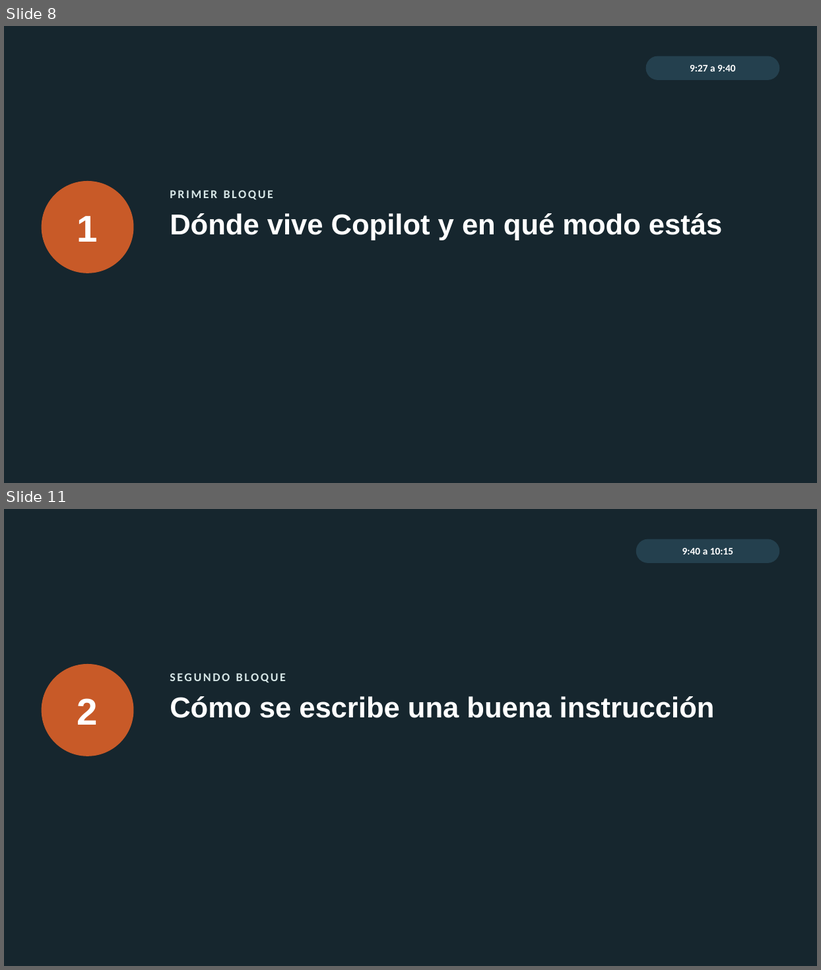
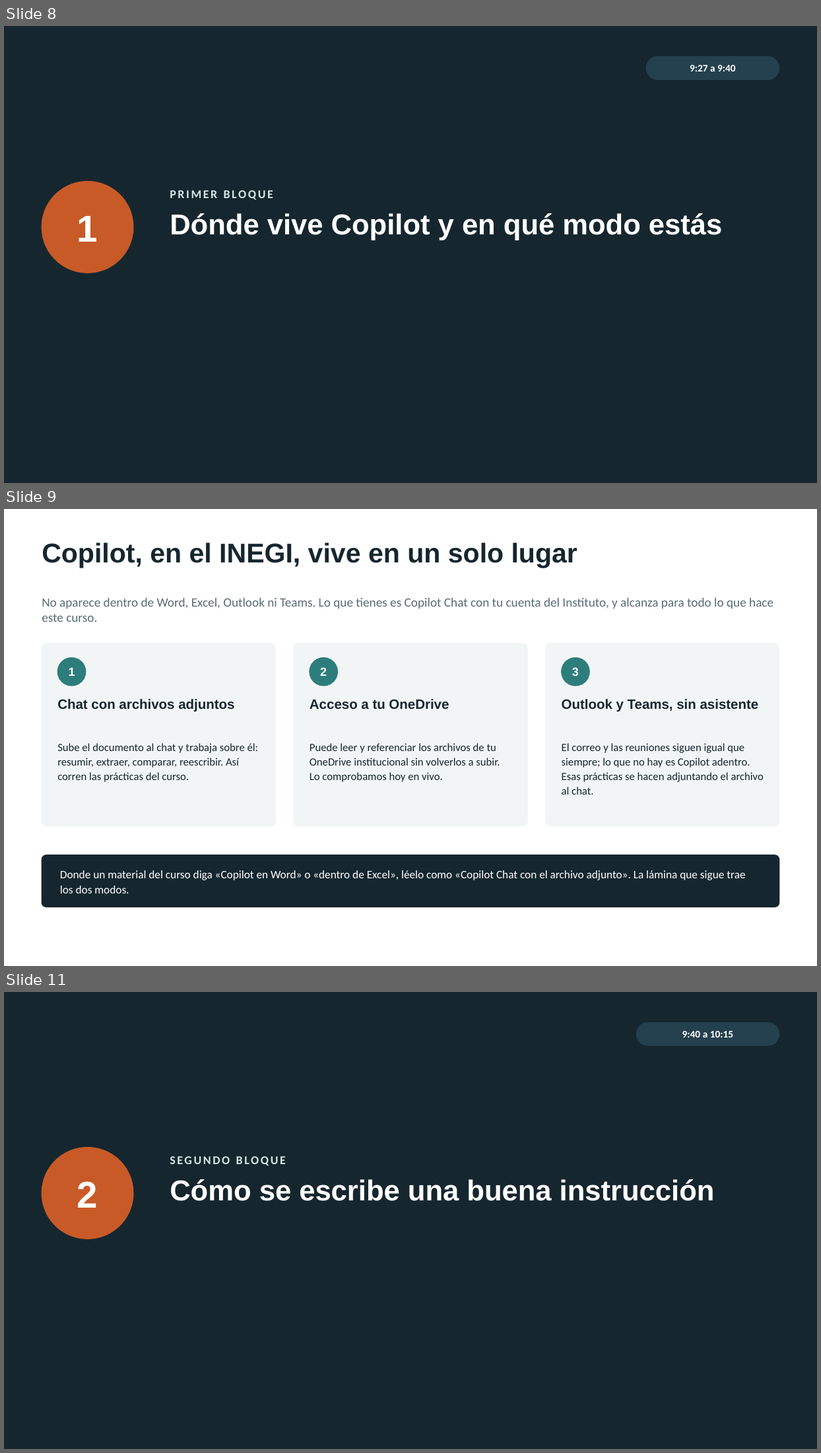
Before and after one commit to marvtrejo/curso-inegi-gen-ai, a slide deck: sesion-02/Sesion_02_Copilot_y_Prompting.pptx. Shown one above the other, each under a label of ours: slides 8 and 11 before the commit, slides 8, 9 and 11 after it; the slides between them are not shown. The pictures are 821x970 and 821x1453 pixels, drawn with LibreOffice and Linux fonts; fonts in the diff are those of the drawing. Boxes give left, top, right and bottom in pixels: in the first picture for what was removed or moved away, otherwise in the second. Text is boxed around its words. In the diff, an @@ line names an element or a change of style, - is before the commit and + after.

```diff
--- a/sesion-02/Sesion_02_Copilot_y_Prompting.pptx
+++ b/sesion-02/Sesion_02_Copilot_y_Prompting.pptx
@@ slide 9 added at (x1=4, y1=509, x2=817, y2=966), background #FFFFFF @@
@@ text added at (x1=42, y1=543, x2=578, y2=568), 32 pt, text #16262E, bold @@
+Copilot, en el INEGI, vive en un solo lugar
@@ text added at (x1=42, y1=597, x2=774, y2=622), 15 pt, text #5A6B73 @@
+No aparece dentro de Word, Excel, Outlook ni Teams. Lo que tienes es Copilot Chat con tu cuenta del Instituto, y alcanza para todo lo que hace este curso.
@@ rounded rectangle added at (x1=42, y1=643, x2=275, y2=827), fill #F2F5F6, outline #F2F5F6 1 pt @@
@@ rounded rectangle added at (x1=294, y1=643, x2=527, y2=827), fill #F2F5F6, outline #F2F5F6 1 pt @@
@@ rounded rectangle added at (x1=546, y1=643, x2=780, y2=827), fill #F2F5F6, outline #F2F5F6 1 pt @@
@@ ellipse added at (x1=57, y1=658, x2=86, y2=686), fill #2E7D7D, outline #2E7D7D 1 pt @@
@@ ellipse added at (x1=310, y1=658, x2=338, y2=686), fill #2E7D7D, outline #2E7D7D 1 pt @@
@@ ellipse added at (x1=562, y1=658, x2=589, y2=686), fill #2E7D7D, outline #2E7D7D 1 pt @@
@@ text added at (x1=69, y1=667, x2=75, y2=676), 14 pt, text #FFFFFF, bold @@
+1
@@ text added at (x1=320, y1=667, x2=327, y2=676), 14 pt, text #FFFFFF, bold @@
+2
@@ text added at (x1=572, y1=667, x2=579, y2=676), 14 pt, text #FFFFFF, bold @@
+3
@@ text added at (x1=57, y1=699, x2=234, y2=712), 16 pt, text #16262E, bold @@
+Chat con archivos adjuntos
@@ text added at (x1=310, y1=699, x2=449, y2=710), 16 pt, text #16262E, bold @@
+Acceso a tu OneDrive
@@ text added at (x1=562, y1=699, x2=759, y2=712), 16 pt, text #16262E, bold @@
+Outlook y Teams, sin asistente
@@ text added at (x1=57, y1=743, x2=259, y2=782), 13 pt, text #16262E @@
+Sube el documento al chat y trabaja sobre él: resumir, extraer, comparar, reescribir. Así corren las prácticas del curso.
@@ text added at (x1=310, y1=743, x2=500, y2=782), 13 pt, text #16262E @@
+Puede leer y referenciar los archivos de tu OneDrive institucional sin volverlos a subir. Lo comprobamos hoy en vivo.
@@ text added at (x1=562, y1=743, x2=764, y2=795), 13 pt, text #16262E @@
+El correo y las reuniones siguen igual que siempre; lo que no hay es Copilot adentro. Esas prácticas se hacen adjuntando el archivo al chat.
@@ rounded rectangle added at (x1=42, y1=855, x2=780, y2=908), fill #16262E, outline #16262E 1 pt @@
@@ text added at (x1=60, y1=871, x2=745, y2=894), 13.5 pt, text #FFFFFF @@
+Donde un material del curso diga «Copilot en Word» o «dentro de Excel», léelo como «Copilot Chat con el archivo adjunto». La lámina que sigue trae los dos modos.
```
Also in this commit, not shown: 1 slide changed, 1 slide removed, 1 other file.
